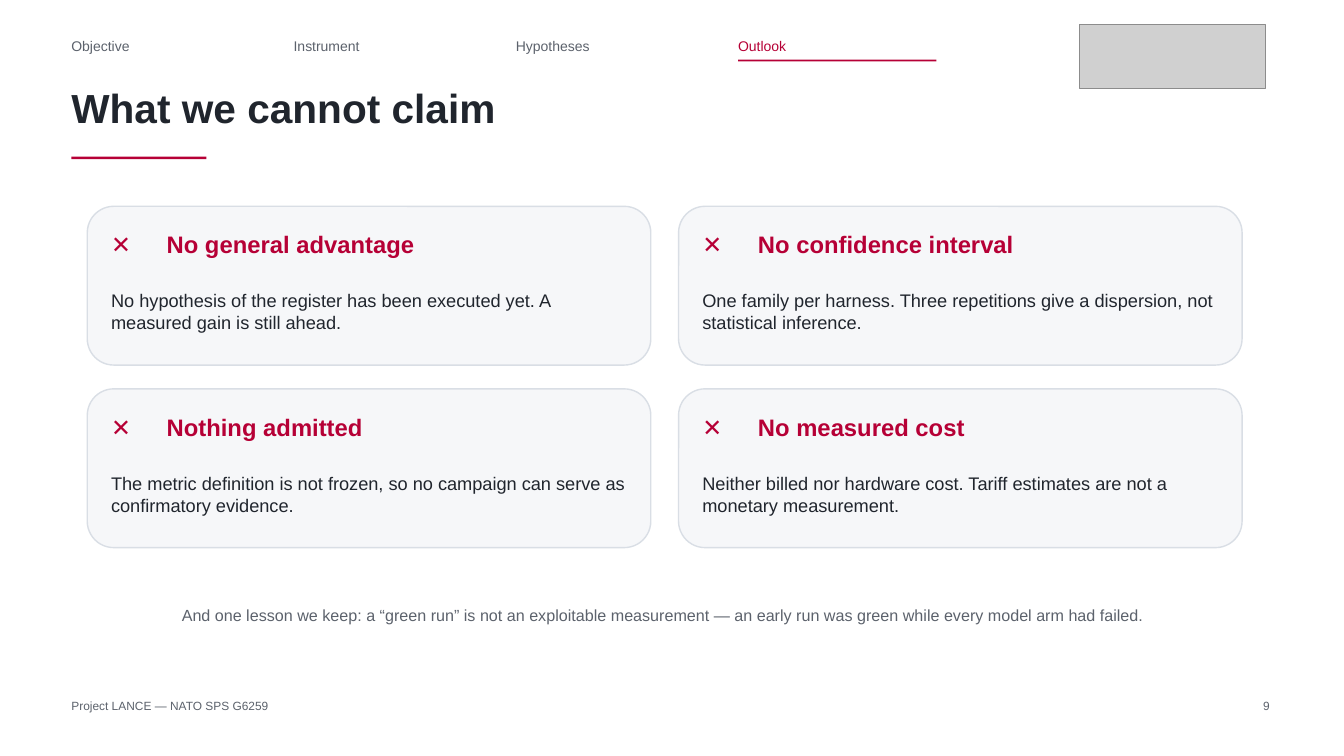
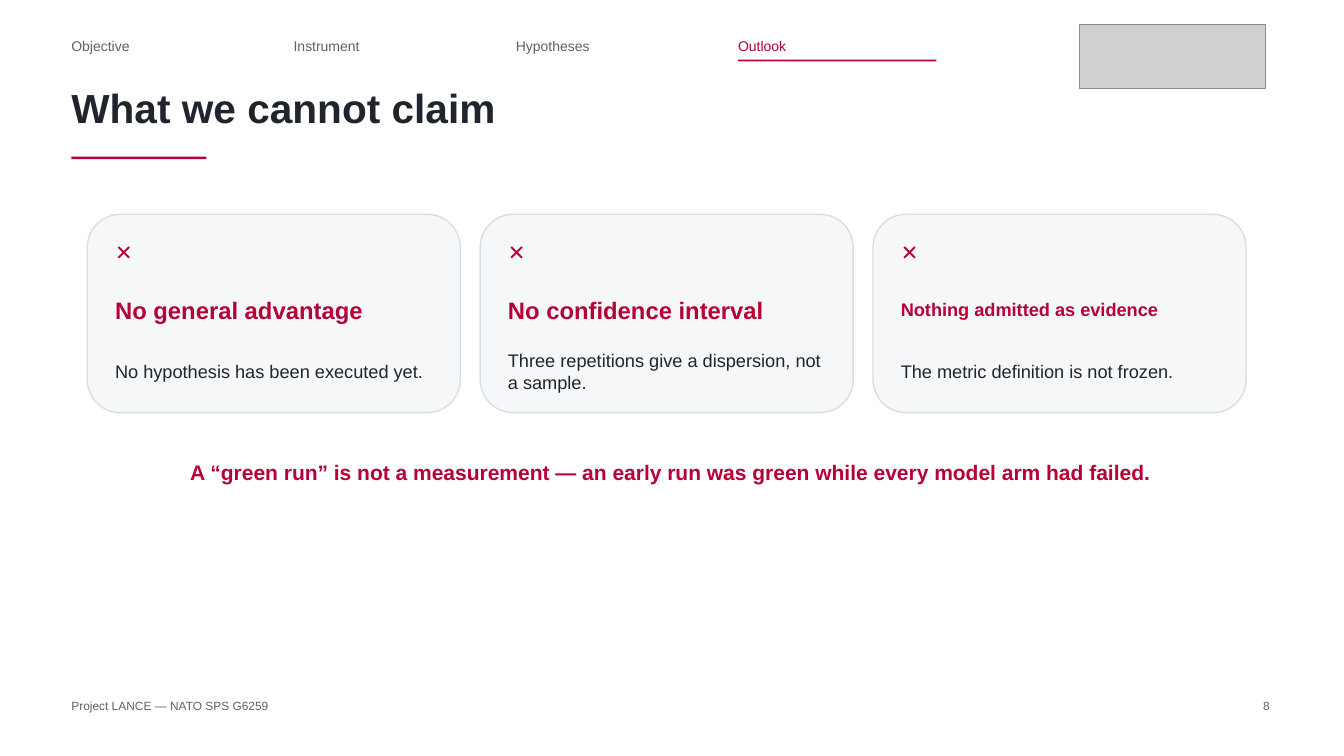
Before and after one commit to Tanguyvans/LANCE, a slide deck: slide 8 of objectifs/presentation-2026-10-23/slides.pptx (slide 9 before the commit). Drawn at 1344x756 pixels with LibreOffice and Linux fonts; fonts in the diff are those of the drawing; grey boxes stand for pictures. Boxes give left, top, right and bottom in pixels: in the first picture for what was removed or moved away, otherwise in the second. Text is boxed around its words. In the diff, an @@ line names an element or a change of style, - is before the commit and + after.

```diff
--- a/objectifs/presentation-2026-10-23/slides.pptx
+++ b/objectifs/presentation-2026-10-23/slides.pptx
@@ rounded rectangle: place and size @@
-rounded rectangle at <box>88,207,651,365</box>
+rounded rectangle at <box>88,215,461,413</box>
@@ text "✕": place and size @@
-text "✕" at <box>111,224,158,263</box>
+text "✕" at <box>115,234,162,269</box>
@@ rounded rectangle added at <box>480,215,853,413</box>, fill #F6F7F9, outline #D9DEE5 1 pt @@
@@ text "✕": place and size @@
-text "✕" at <box>703,224,750,263</box>
+text "✕" at <box>508,234,556,269</box>
@@ rounded rectangle: place and size @@
-rounded rectangle at <box>679,207,1242,365</box>
+rounded rectangle at <box>873,215,1246,413</box>
@@ size 17 to 15 pt in 3 elements at <box>115,234,162,269</box>, <box>508,234,556,269</box>, <box>901,234,949,269</box> @@
@@ text "✕": place and size @@
-text "✕" at <box>111,407,158,447</box>
+text "✕" at <box>901,234,949,269</box>
@@ text "No general advantage": place and size @@
-text "No general advantage" at <box>167,235,414,258</box>
+text "No general advantage" at <box>115,301,363,324</box>
@@ text "No confidence interval": place and size @@
-text "No confidence interval" at <box>758,235,1014,254</box>
+text "No confidence interval" at <box>508,301,764,320</box>
@@ text at <box>901,302,1158,320</box>: text changed; size 17 to 13 pt @@
-Nothing admitted
+Nothing admitted as evidence
@@ text at <box>508,353,821,393</box>: text changed @@
-One family per harness. Three repetitions give a dispersion, not statistical inference.
+Three repetitions give a dispersion, not a sample.
@@ rounded rectangle removed at <box>88,389,651,547</box> @@
@@ text at <box>115,364,423,382</box>: text changed @@
-No hypothesis of the register has been executed yet. A measured gain is still ahead.
+No hypothesis has been executed yet.
@@ rounded rectangle removed at <box>679,389,1242,547</box> @@
@@ text at <box>901,364,1174,378</box>: text changed @@
-The metric definition is not frozen, so no campaign can serve as confirmatory evidence.
+The metric definition is not frozen.
@@ text removed at <box>703,407,750,447</box> @@
-✕
@@ text removed at <box>758,418,964,437</box> @@
-No measured cost
@@ text at <box>190,464,1150,485</box>: text changed; size 11.5 to 15 pt; text colour #5C626C to #B60036; bold on @@
-And one lesson we keep: a “green run” is not an exploitable measurement — an early run was green while every model arm had failed.
+A “green run” is not a measurement — an early run was green while every model arm had failed.
@@ text removed at <box>702,476,1167,516</box> @@
-Neither billed nor hardware cost. Tariff estimates are not a monetary measurement.
```
Also in this commit, not shown: 9 other slides changed, 3 slides removed, 2 other files.
